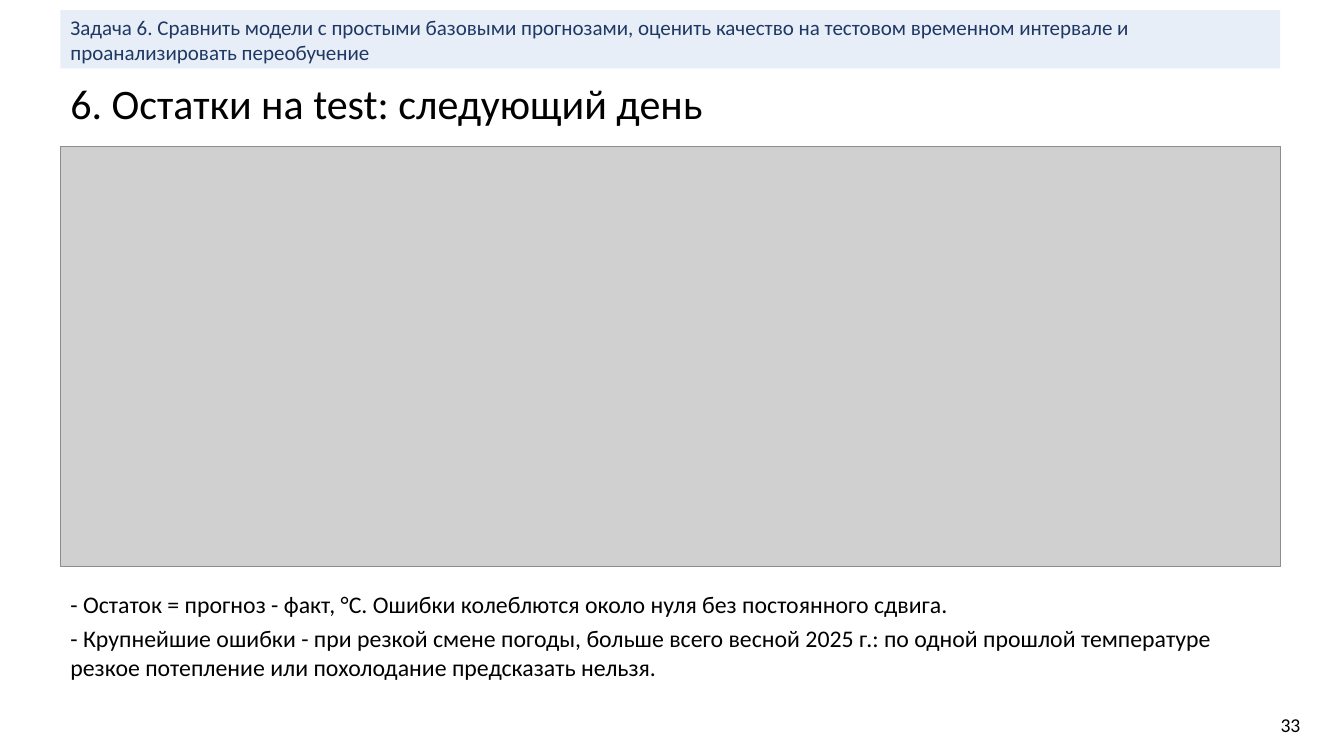
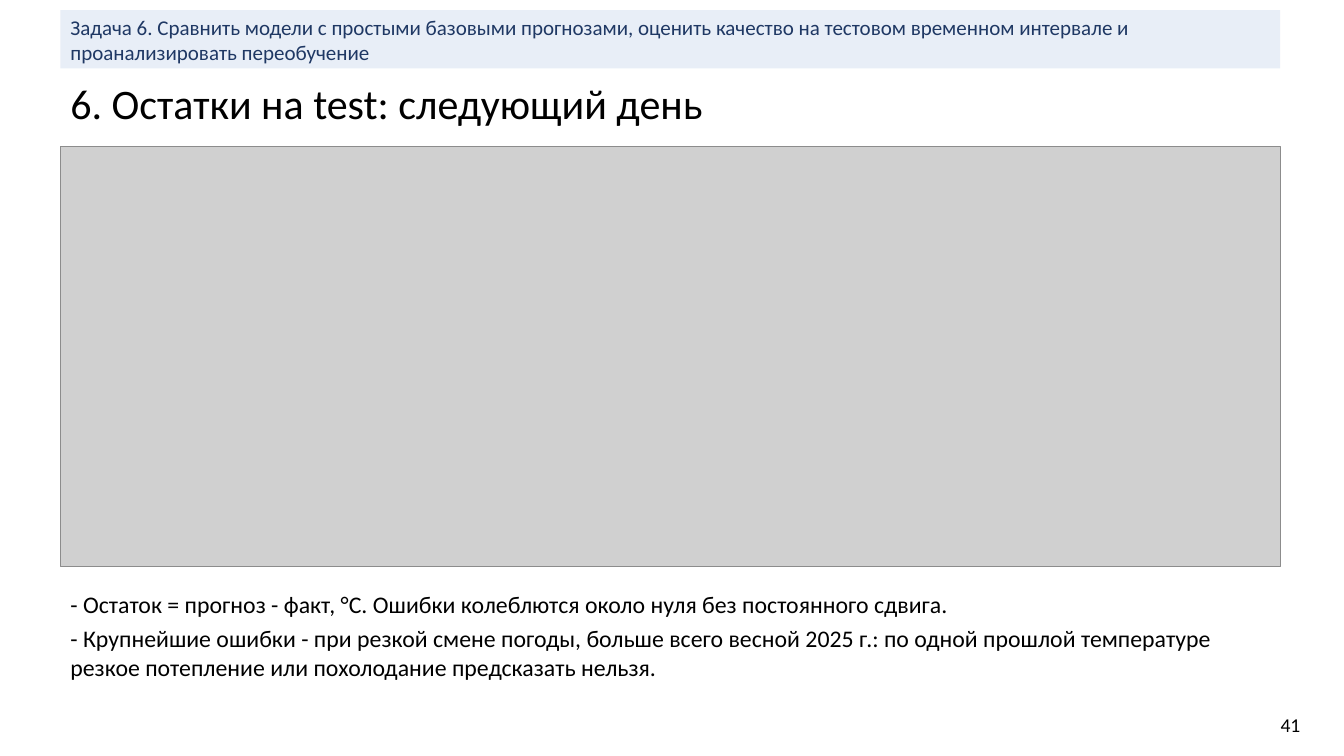
Before and after one commit to bigflyy/nn-uni, a slide deck: slide 41 of labs/lab2/nn-lab-2.pptx (slide 33 before the commit). Drawn at 1344x756 pixels with LibreOffice and Linux fonts; fonts in the diff are those of the drawing; grey boxes stand for pictures. Boxes give left, top, right and bottom in pixels: in the first picture for what was removed or moved away, otherwise in the second. Text is boxed around its words. In the diff, an @@ line names an element or a change of style, - is before the commit and + after.

```diff
--- a/labs/lab2/nn-lab-2.pptx
+++ b/labs/lab2/nn-lab-2.pptx
@@ text at box(1281, 719, 1301, 732): text changed @@
-33
+41
```
Also in this commit, not shown: 15 other slides changed, 12 slides added, 38 other files.
